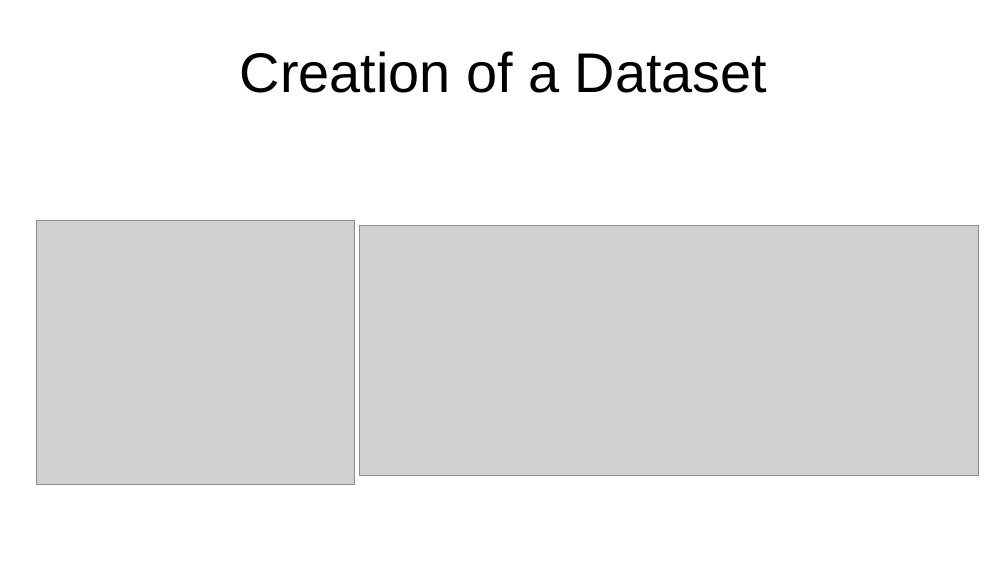
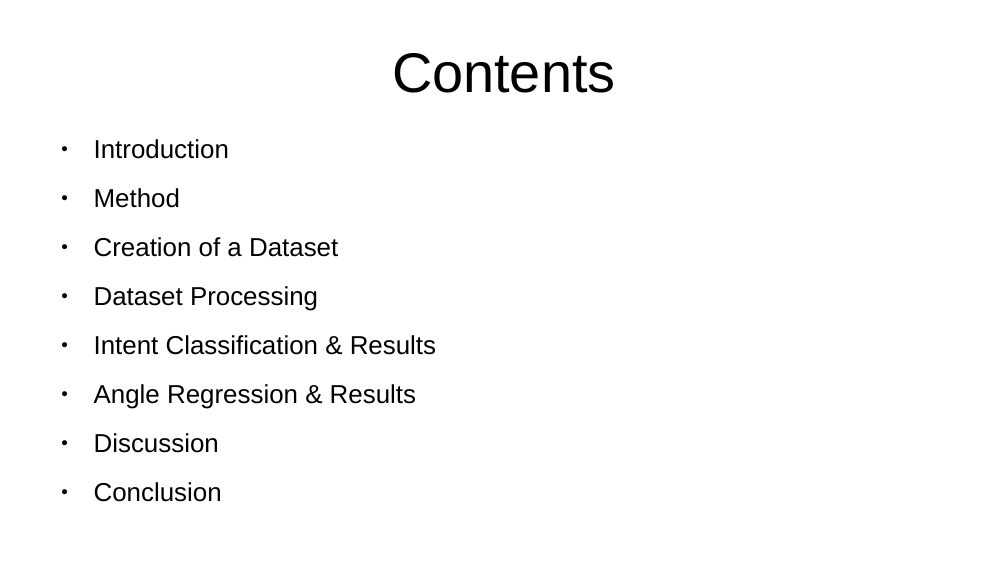
Before and after one commit to thom9258/masters-thesis, a slide deck: slide 2 of presentation/Presentation.odp (slide 4 before the commit). Drawn at 1008x567 pixels with LibreOffice and Linux fonts; fonts in the diff are those of the drawing; grey boxes stand for pictures. Boxes give left, top, right and bottom in pixels: in the first picture for what was removed or moved away, otherwise in the second. Text is boxed around its words. In the diff, an @@ line names an element or a change of style, - is before the commit and + after.

```diff
--- a/presentation/Presentation.odp
+++ b/presentation/Presentation.odp
@@ title at box(392, 53, 615, 93): text changed @@
-Creation of a Dataset
+Contents
@@ text added at box(94, 139, 436, 453), 20.4 pt, text #000000 @@
+● Introduction
+● Method
+● Creation of a Dataset
+● Dataset Processing
+● Intent Classification & Results
+● Angle Regression & Results
+● Discussion
+● Conclusion
@@ picture removed at box(37, 221, 355, 485) @@
@@ picture removed at box(359, 226, 979, 476) @@
```
Also in this commit, not shown: 15 slides added, 7 slides removed.
